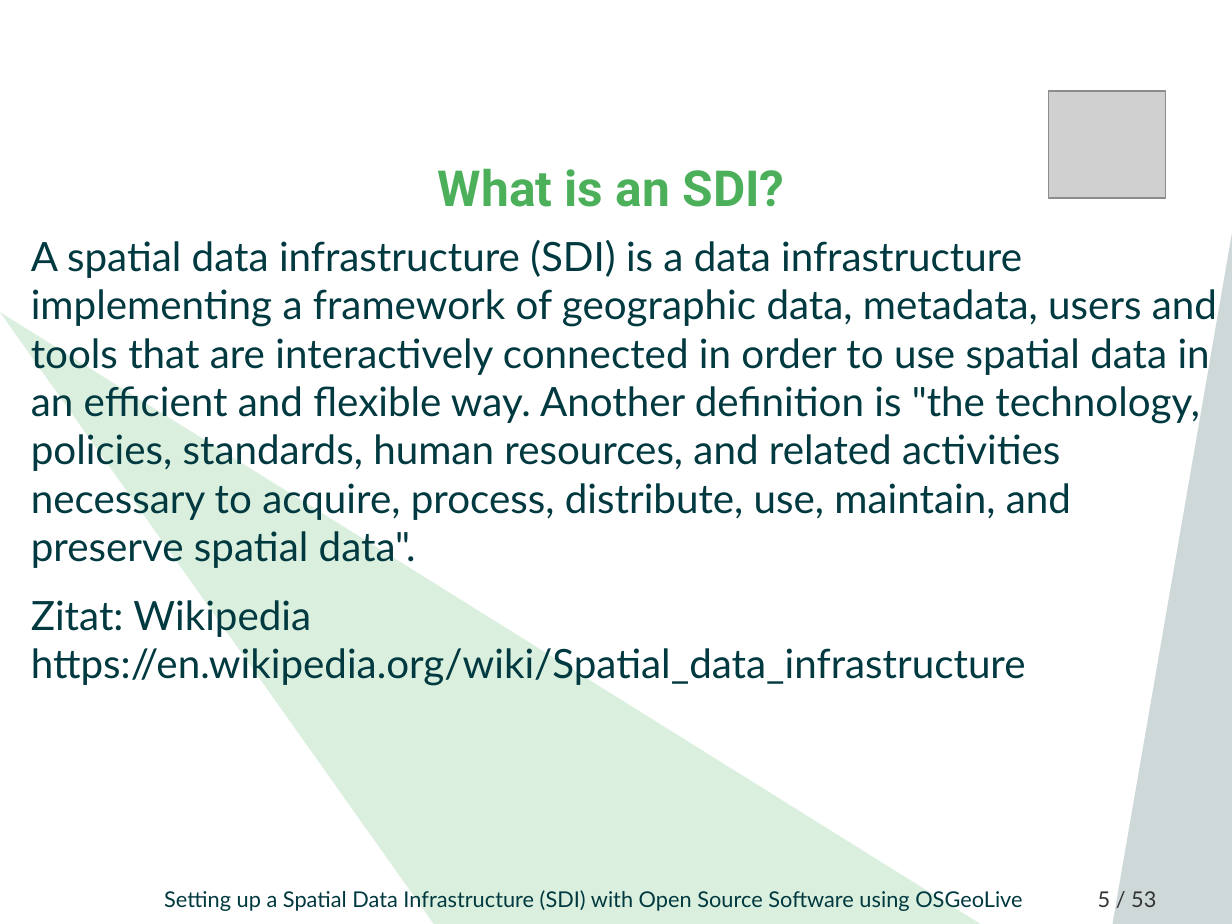
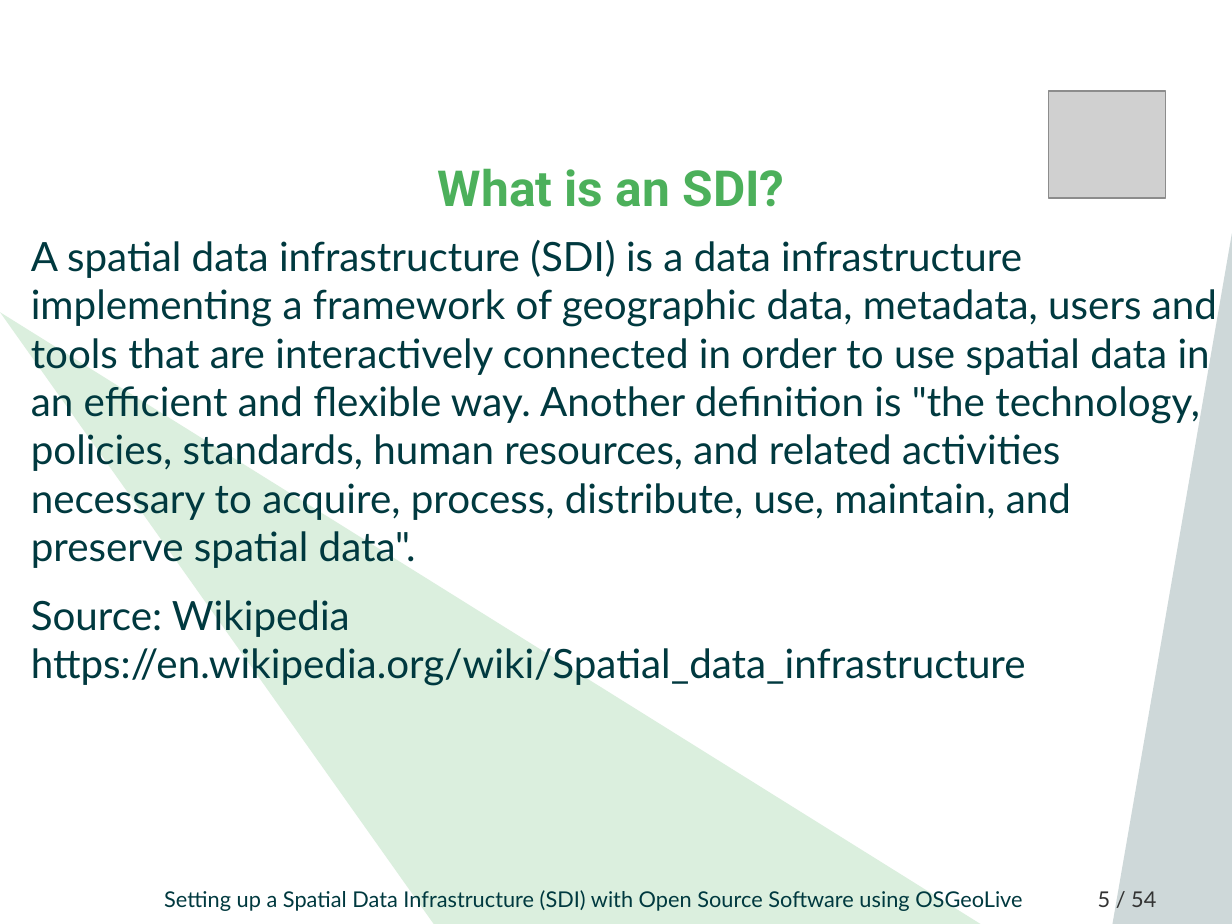
Before and after one commit to astroidex/foss4g-2019-workshop-sdi-with-osgeolive, a slide deck: slide 5 of FOSS4G_2019_SDI_OSGeoLive_Workshop.odp. Drawn at 1232x924 pixels with LibreOffice and Linux fonts; fonts in the diff are those of the drawing; grey boxes stand for pictures; background and template pictures are left out. Boxes give left, top, right and bottom in pixels: in the first picture for what was removed or moved away, otherwise in the second. Text is boxed around its words. In the diff, an @@ line names an element or a change of style, - is before the commit and + after.

```diff
--- a/FOSS4G_2019_SDI_OSGeoLive_Workshop.odp
+++ b/FOSS4G_2019_SDI_OSGeoLive_Workshop.odp
@@ text at [31,600,1026,686]: text changed @@
-Zitat: Wikipedia https://en.wikipedia.org/wiki/Spatial_data_infrastructure
+Source: Wikipedia https://en.wikipedia.org/wiki/Spatial_data_infrastructure
@@ page number at [1098,891,1156,907]: text changed @@
-5 / 53
+5 / 54
```
Also in this commit, not shown: 10 other slides changed, 2 slides added, 1 slide removed, 1 other file.
